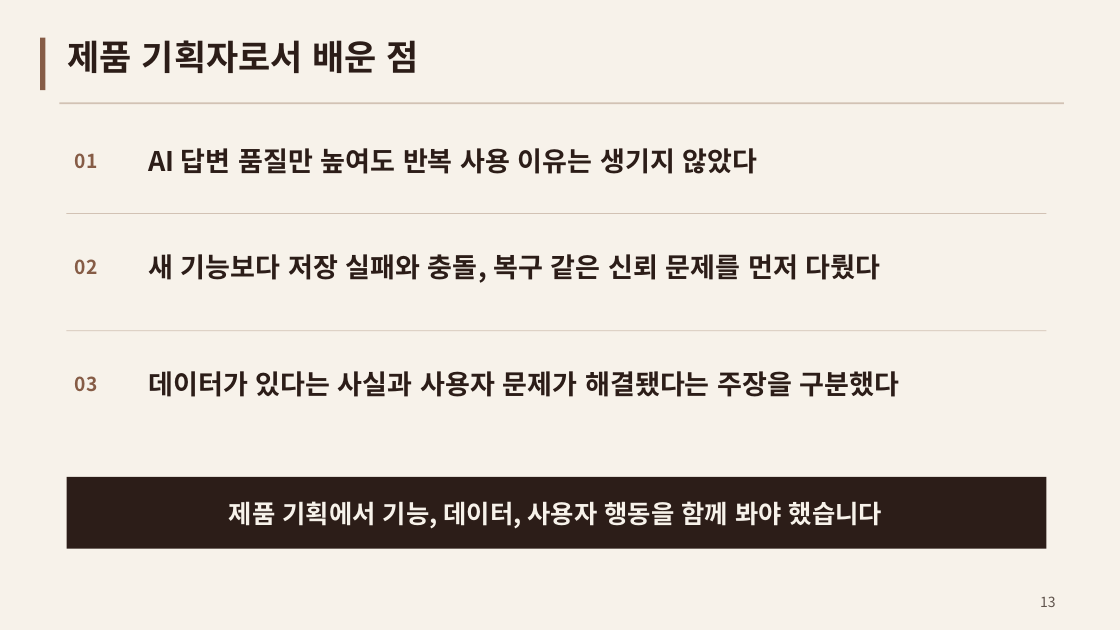
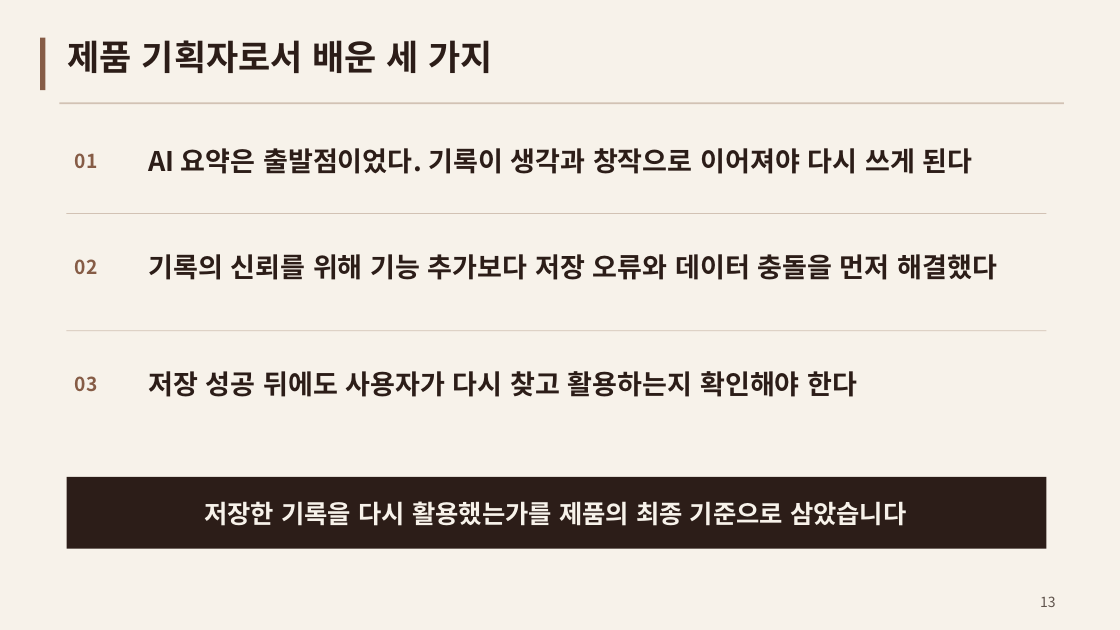
Before and after one commit to jhheo51-arch/memoive, a slide deck: slide 13 of docs/presentation/MEMOIVE-Presentation.pptx. Drawn at 1120x630 pixels with LibreOffice and Linux fonts; fonts in the diff are those of the drawing. Boxes give left, top, right and bottom in pixels: in the first picture for what was removed or moved away, otherwise in the second. Text is boxed around its words. In the diff, an @@ line names an element or a change of style, - is before the commit and + after.

```diff
--- a/docs/presentation/MEMOIVE-Presentation.pptx
+++ b/docs/presentation/MEMOIVE-Presentation.pptx
@@ text at [68,40,493,73]: text changed @@
-제품 기획자로서 배운 점
+제품 기획자로서 배운 세 가지
@@ text at [148,148,973,174]: text changed @@
-AI 답변 품질만 높여도 반복 사용 이유는 생기지 않았다
+AI 요약은 출발점이었다. 기록이 생각과 창작으로 이어져야 다시 쓰게 된다
@@ text at [148,254,997,280]: text changed @@
-새 기능보다 저장 실패와 충돌, 복구 같은 신뢰 문제를 먼저 다뤘다
+기록의 신뢰를 위해 기능 추가보다 저장 오류와 데이터 충돌을 먼저 해결했다
@@ text at [148,371,858,397]: text changed @@
-데이터가 있다는 사실과 사용자 문제가 해결됐다는 주장을 구분했다
+저장 성공 뒤에도 사용자가 다시 찾고 활용하는지 확인해야 한다
@@ text at [204,501,907,526]: text changed @@
-제품 기획에서 기능, 데이터, 사용자 행동을 함께 봐야 했습니다
+저장한 기록을 다시 활용했는가를 제품의 최종 기준으로 삼았습니다
```
Also in this commit, not shown: 1 other slide changed.
